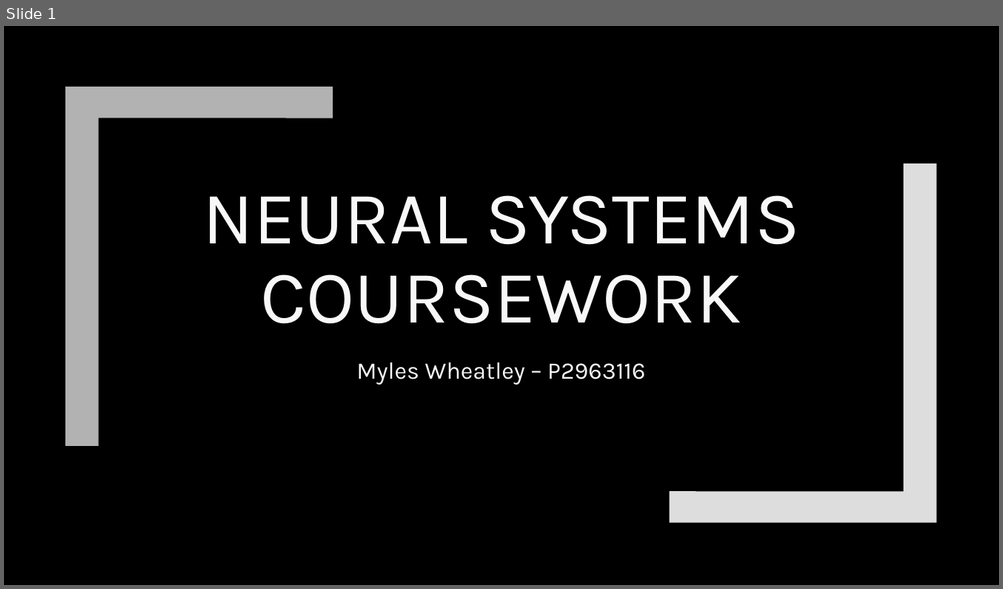
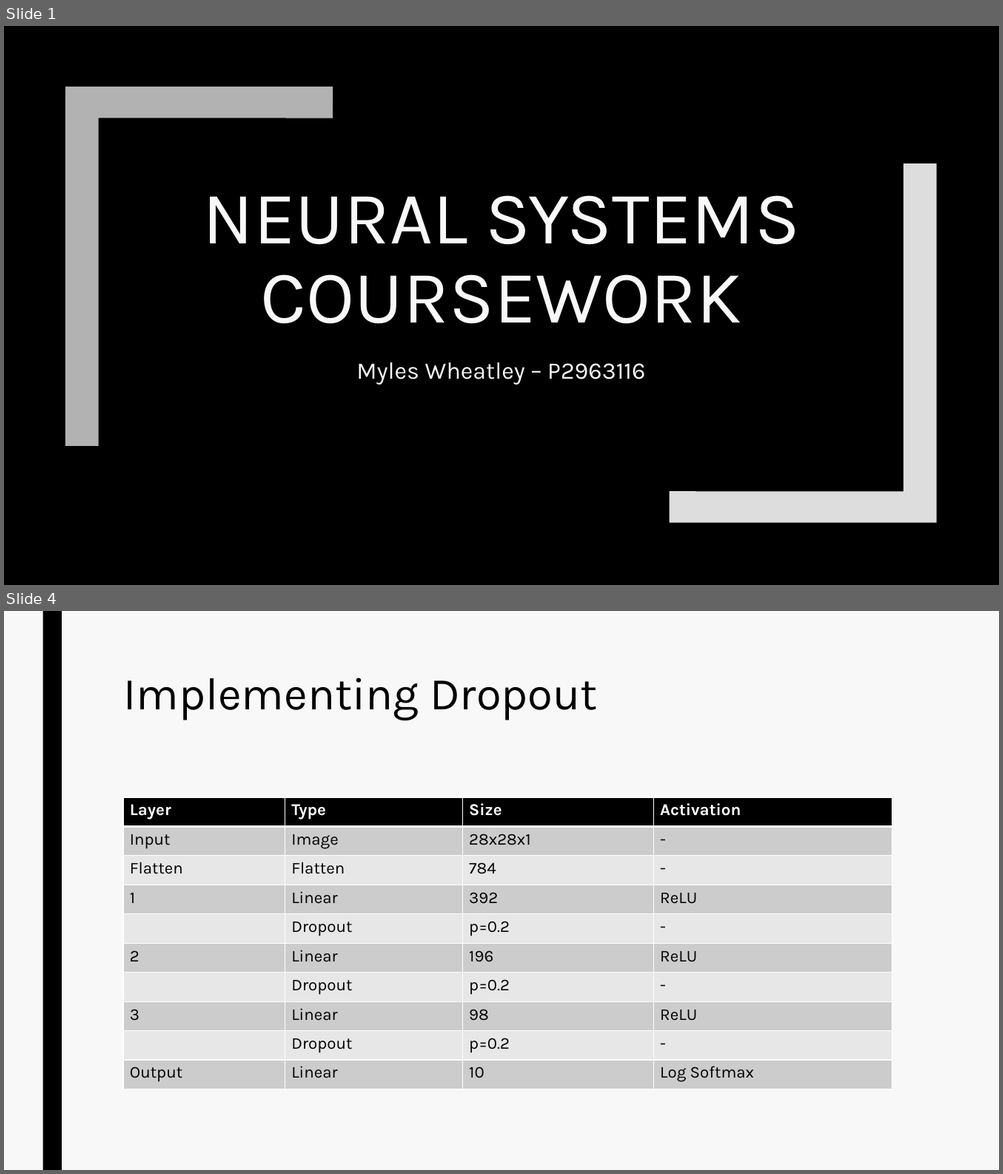
Before and after one commit to amjvl-git/csip-5103-coursework-2025-miloshkii, a slide deck: P2963116/P2963116_ppt.pptx. Shown one above the other, each under a label of ours: slide 1 before the commit, slides 1 and 4 after it; the slides between them are not shown. The pictures are 1003x589 and 1003x1174 pixels, drawn with LibreOffice and Linux fonts; fonts in the diff are those of the drawing. Boxes give left, top, right and bottom in pixels: in the first picture for what was removed or moved away, otherwise in the second. Text is boxed around its words. In the diff, an @@ line names an element or a change of style, - is before the commit and + after.

```diff
--- a/P2963116/P2963116_ppt.pptx
+++ b/P2963116/P2963116_ppt.pptx
@@ slide 4 added at [4,611,999,1170], background #F8F8F8 @@
@@ rectangle added at [42,611,62,1170], fill #000000 @@
@@ title added at [123,678,597,721], 44 pt, text #000000 @@
+Implementing Dropout
@@ table added at [123,797,893,1090], 10 rows, 4 columns @@
+Layer | Type | Size | Activation
+Input | Image | 28x28x1 | -
+Flatten | Flatten | 784 | -
+1 | Linear | 392 | ReLU
+ | Dropout | p=0.2 | -
+2 | Linear | 196 | ReLU
+ | Dropout | p=0.2 | -
+3 | Linear | 98 | ReLU
+ | Dropout | p=0.2 | -
+Output | Linear | 10 | Log Softmax
```
Also in this commit, not shown: 4 slides changed, 6 other slides added, 4 slides removed.
